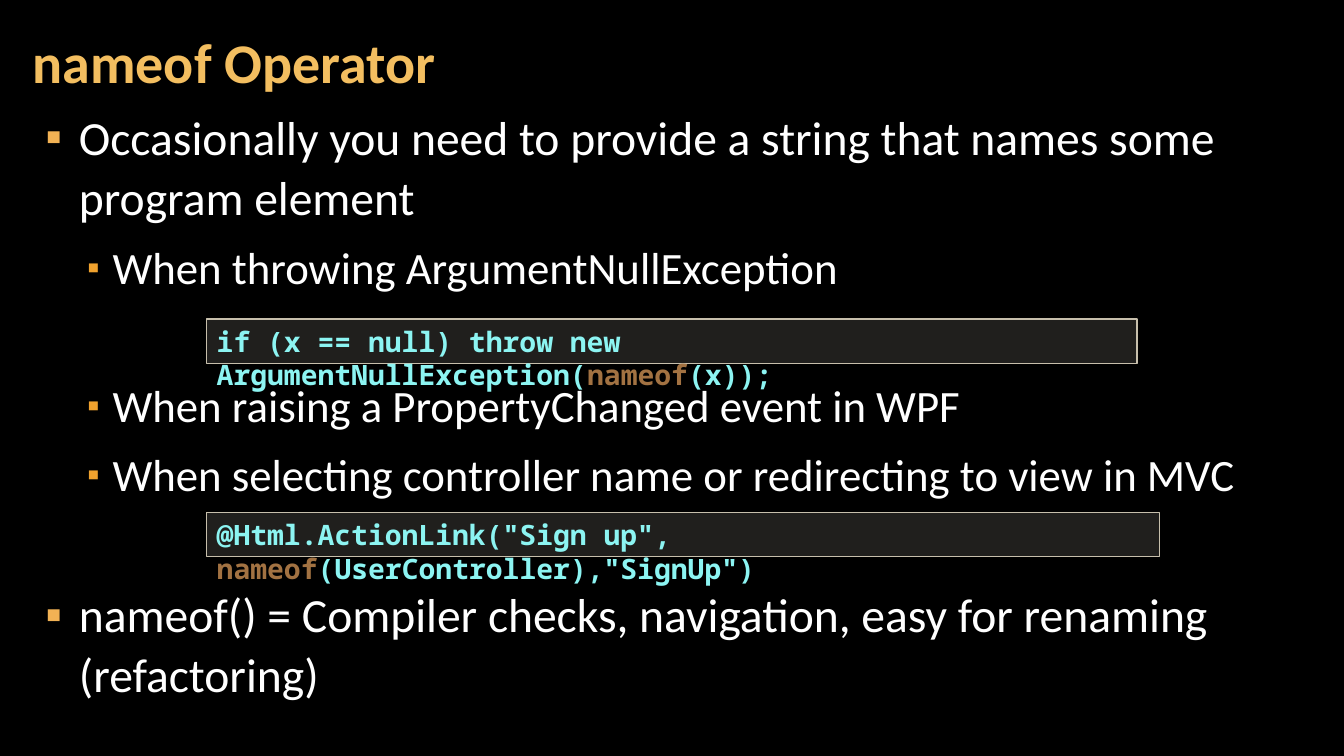
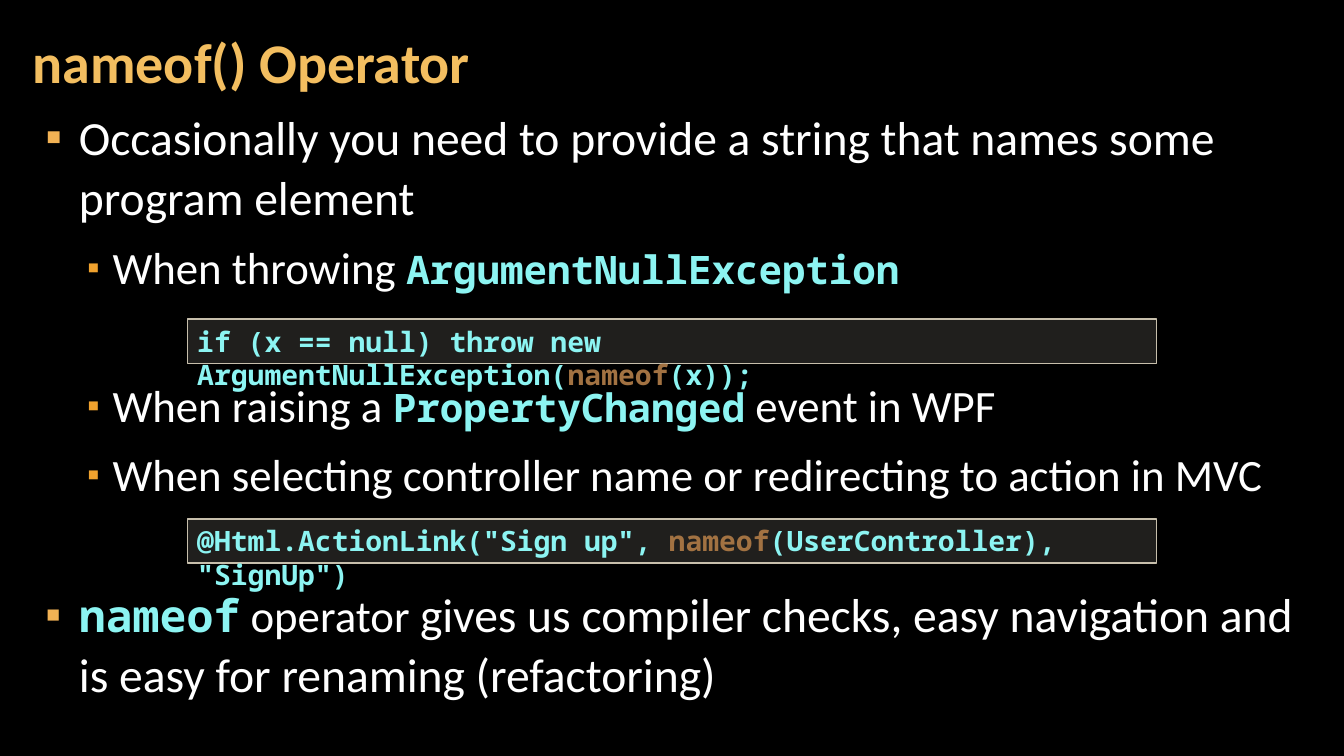
Before and after one commit to NikolayIT/CSharp-New-Features, a slide deck: slide 18 of docs/What is new in CSharp 6.0 and 7.0.pptx (slide 22 before the commit). Drawn at 1344x756 pixels with LibreOffice and Linux fonts; fonts in the diff are those of the drawing; background and template pictures are left out. Boxes give left, top, right and bottom in pixels: in the first picture for what was removed or moved away, otherwise in the second. Text is boxed around its words. In the diff, an @@ line names an element or a change of style, - is before the commit and + after.

```diff
--- a/docs/What is new in CSharp 6.0 and 7.0.pptx
+++ b/docs/What is new in CSharp 6.0 and 7.0.pptx
@@ title at [33, 41, 470, 92]: text changed @@
-nameof Operator
+nameof() Operator
@@ text at [113, 253, 996, 432]: size 32 to 28 pt, font Calibri to Noto Sans Mono, text colour #FFFFFF to #8CF4F2, bold on in "ArgumentNullException", "PropertyChanged" @@
@@ rectangle "if (x == null) throw ...": place and size @@
-rectangle "if (x == null) throw ..." at [207, 320, 1137, 364]
+rectangle "if (x == null) throw ..." at [188, 320, 1156, 364]
@@ text at [79, 460, 1293, 700]: text changed @@
-  ▪ When selecting controller name or redirecting to view in MVC
-▪ nameof() = Compiler checks, navigation, easy for renaming (refactoring)
+  ▪ When selecting controller name or redirecting to action in MVC
+▪ nameof operator gives us compiler checks, easy navigation and is easy for renaming (refactoring)
@@ rectangle "@Html.ActionLink("Sign up", nameof(UserController), "SignUp" ...": place and size @@
-rectangle "@Html.ActionLink("Sign up", nameof(UserController), "SignUp" ..." at [207, 512, 1159, 557]
+rectangle "@Html.ActionLink("Sign up", nameof(UserController), "SignUp" ..." at [188, 519, 1156, 564]
@@ text in rectangle at [197, 529, 1056, 592]: spaces changed @@
-@Html.ActionLink("Sign up", nameof(UserController),"SignUp")
+@Html.ActionLink("Sign up", nameof(UserController), "SignUp")
```
Also in this commit, not shown: 16 other slides changed, 2 slides added, 5 slides removed.
